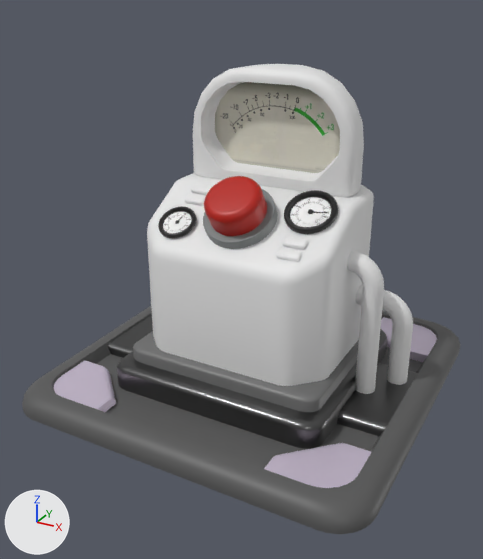
The FBX model Assets/Meshes/Puzzles/Button/ButtonSlot.fbx, before and after one commit.
One viewpoint serves both versions: a 50 mm camera at (0.784, -1.523, 1.048) aimed at (-0.023, -0.055, 0.314). The axes (+X, +Y, +Z) are drawn at lower left. The lights are the same throughout. Where no turn or scale is listed for an object, it has been applied to the vertices. Vertices at the same position are counted once.
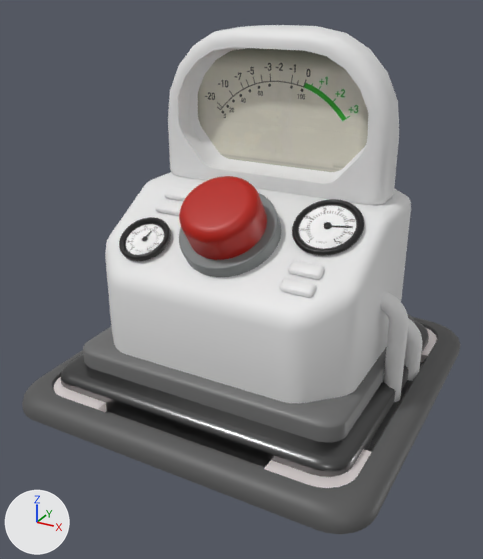
Commit message: make button puzzle bigger

Changed parts and their boxes (x1, y1, x2, y2) in the pictures (483 x 559 px; the box of a moved part takes in the faces that stretch with it):
'Cube.012', reshaped, moved, rescaled (35% wider, 8% taller)
    before: (147, 173, 374, 386)
    after: (105, 172, 411, 403)
'Cube.019', moved, rescaled (35% wider, 35% taller)
    before: (193, 64, 364, 197)
    after: (168, 25, 399, 205)
'Cylinder.028', reshaped, moved, rescaled
    before: (108, 314, 418, 449)
    after: (61, 321, 429, 477)
'Cube.018', moved, rescaled
    before: (133, 331, 359, 412)
    after: (83, 314, 415, 442)
'Cylinder.022', moved, rescaled (39% wider, 39% taller)
    before: (204, 176, 267, 236)
    after: (179, 176, 267, 260)
'Cylinder.023', reshaped, moved, rescaled
    before: (347, 250, 384, 394)
    after: (380, 291, 409, 402)
'Cylinder.020', moved, rescaled (37% wider, 37% taller)
    before: (203, 188, 278, 249)
    after: (179, 193, 282, 277)
'chess.match,objects.001', reshaped, moved, rescaled
    before: (284, 190, 338, 234)
    after: (298, 204, 358, 249)
'Cylinder.024', reshaped, moved, rescaled
    before: (355, 285, 413, 385)
    after: (404, 318, 422, 381)
'chess.match,objects.000', moved, rescaled (32% wider, 36% taller)
    before: (158, 206, 197, 238)
    after: (119, 217, 171, 261)
'Torus.001', added (black)
    after: (292, 199, 364, 256)
part 1 of me_cylinder_021, moved or reshaped
    before: (355, 289, 384, 394)
    after: (383, 324, 408, 402)
part 2 of me_cylinder_026, moved or reshaped
    before: (387, 326, 413, 385)
    after: (404, 346, 422, 381)
part 3 of me_cube_033, moved or reshaped
    before: (147, 200, 374, 386)
    after: (105, 209, 411, 403)
part 4 of me_cube_019, deleted (black)
    before: (284, 190, 338, 234)
part 5 of me_cylinder_023, moved or reshaped
    before: (337, 363, 418, 436)
    after: (370, 380, 412, 446)
part 6 of me_cylinder_023, moved or reshaped (not visible afterwards)
    before: (108, 314, 153, 358)

The change, as a list of edits to the scene's bpy script:
```text
Change mat_plastic_shiny_001:
    mat_plastic_shiny_001.base_color: (0.747, 0.659, 0.8) -> (1.0, 0.927, 0.927)  # white #e0d4e7 -> white #fff7f7
Change me_cylinder_023:
    where me_cylinder_023.from_pydata(...)  # 272 vertices, 240 faces; spans x -0.513..0.513, y -0.334..0.334, z 0.0..0.087
    used by ob_cylinder_028; location = (0.0, 0.0, 0.006); scale = (0.879, 0.879, 0.954)
    me_cylinder_023 part 5: all 16 vertices in x 0.513, y -0.176..0.176, z 0.0..0.046 are moved by (-0.121, 0.0, 0.0)
    me_cylinder_023 part 6: all 16 vertices in x -0.513, y -0.176..0.176, z 0.0..0.046 are moved by (0.121, 0.0, 0.0)
Change me_cylinder_021:
    where me_cylinder_021.from_pydata(...)  # 384 vertices, 354 faces; spans x -0.5..8.02, y -0.5..0.5, z -0.5..2.87
    used by ob_cylinder_023; location = (0.205, -0.009, 0.41); rotation_euler = (0.0, 1.571, 0.0), in degrees (0, 90, 0); scale = (0.0536, 0.0536, 0.0536)
    me_cylinder_021 part 1: all 32 vertices in x 7.99..8.02, y -0.5..0.5, z 1.87..2.87 are moved by (-2.25, 0.0, 0.0)
Change me_cube_019:
    used by ob_chess_match_objects_001; location = (0.165, -0.045, 0.516); rotation_euler = (-1.016, 0.0, 0.0), in degrees (-58, 0, 0); scale = (2.48, 2.48, 2.48)
    remove me_cube_019.from_pydata(...)  # 1630 vertices, 1452 faces; spans x -0.0248..0.0292, y -0.0121..0.006, z -0.0252..0.0288
    add me_cube_019.from_pydata(...)  # 730 vertices, 552 faces; spans x -0.0198..0.0242, y -0.01..-0.0071, z -0.0202..0.0238
    me_cube_019 part 4: 900 vertices removed from x -0.0248..0.0292, y -0.0121..0.006, z -0.0252..0.0288
Change me_cube_033:
    where me_cube_033.from_pydata(...)  # 216 vertices, 218 faces; spans x -1.43..1.43, y -2.17..0.15, z -0.65..2.08
    used by ob_cube_012; location = (-0.001, 0.205, 0.145); scale = (0.188, 0.196, 0.196)
    me_cube_033 part 3: all 96 vertices in x -1.43..1.43, y -2.17..0.15, z -0.65..-0.53 are moved by (0.0, 0.0, 1.02)
Change me_cylinder_026:
    where me_cylinder_026.from_pydata(...)  # 768 vertices, 708 faces; spans x -0.5..8.0, y -0.5..0.5, z -12.9..2.9
    used by ob_cylinder_024; location = (0.268, 0.077, 0.28); rotation_euler = (0.0, 1.571, 0.0), in degrees (0, 90, 0); scale = (0.0536, 0.0536, 0.0536)
    me_cylinder_026 part 2: all 32 vertices in x 8.0, y -0.5..0.5, z 1.9..2.9 are moved by (-4.2, 0.0, 0.0)
Change ob_cylinder_020:
    ob_cylinder_020.location: (-0.001, -0.061, 0.445) -> (-0.013, -0.078, 0.387)
    ob_cylinder_020.scale: (0.189, 0.189, 0.189) -> (0.258, 0.258, 0.258)
Change ob_chess_match_objects_000:
    ob_chess_match_objects_000.location: (-0.169, -0.139, 0.466) -> (-0.243, -0.184, 0.417)
    ob_chess_match_objects_000.scale: (1.9, 1.9, 1.9) -> (2.61, 2.61, 2.61)
Change ob_cube_018:
    ob_cube_018.location: (0.0, 0.0, 0.043) -> (-0.012, 0.006, 0.021)
    ob_cube_018.scale: (0.568, 0.488, 0.178) -> (0.778, 0.668, 0.244)
Change ob_cylinder_028:
    ob_cylinder_028.location: (0.0, 0.0, 0.006) -> (-0.012, 0.006, -0.029)
    ob_cylinder_028.scale: (0.879, 0.879, 0.954) -> (1.2, 1.2, 1.31)
Change ob_cube_019:
    ob_cube_019.location: (-0.004, 0.127, 0.627) -> (-0.017, 0.179, 0.636)
    ob_cube_019.scale: (0.151, 0.158, 0.159) -> (0.206, 0.216, 0.217)
Change ob_cylinder_023:
    ob_cylinder_023.location: (0.205, -0.009, 0.41) -> (0.283, 0.013, 0.31)
    ob_cylinder_023.scale: (0.0536, 0.0536, 0.0536) -> (0.0491, 0.0491, 0.0491)
Change ob_chess_match_objects_001:
    ob_chess_match_objects_001.location: (0.165, -0.045, 0.516) -> (0.214, -0.055, 0.485)
    ob_chess_match_objects_001.scale: (2.48, 2.48, 2.48) -> (3.4, 3.4, 3.4)
Change ob_cylinder_022:
    ob_cylinder_022.location: (-0.001, -0.108, 0.518) -> (-0.013, -0.143, 0.487)
    ob_cylinder_022.scale: (0.15, 0.15, 0.15) -> (0.205, 0.205, 0.205)
Change ob_cube_012:
    ob_cube_012.location: (-0.001, 0.205, 0.145) -> (-0.013, 0.286, -0.023)
    ob_cube_012.scale: (0.188, 0.196, 0.196) -> (0.257, 0.269, 0.269)
Change ob_cylinder_024:
    ob_cylinder_024.location: (0.268, 0.077, 0.28) -> (0.297, 0.142, 0.191)
    ob_cylinder_024.scale: (0.0536, 0.0536, 0.0536) -> (0.0491, 0.0491, 0.0491)
Add ob_torus_001:
    ob_torus_001 = bpy.data.objects.new('Torus.001', me_torus_001)  # 768 vertices, 768 faces; spans x -0.089..0.089, y -0.077..0.077, z -0.049..0.049; in mat_clear_dark (black #000000)
    ob_torus_001.location = (0.221, -0.063, 0.51)
```
